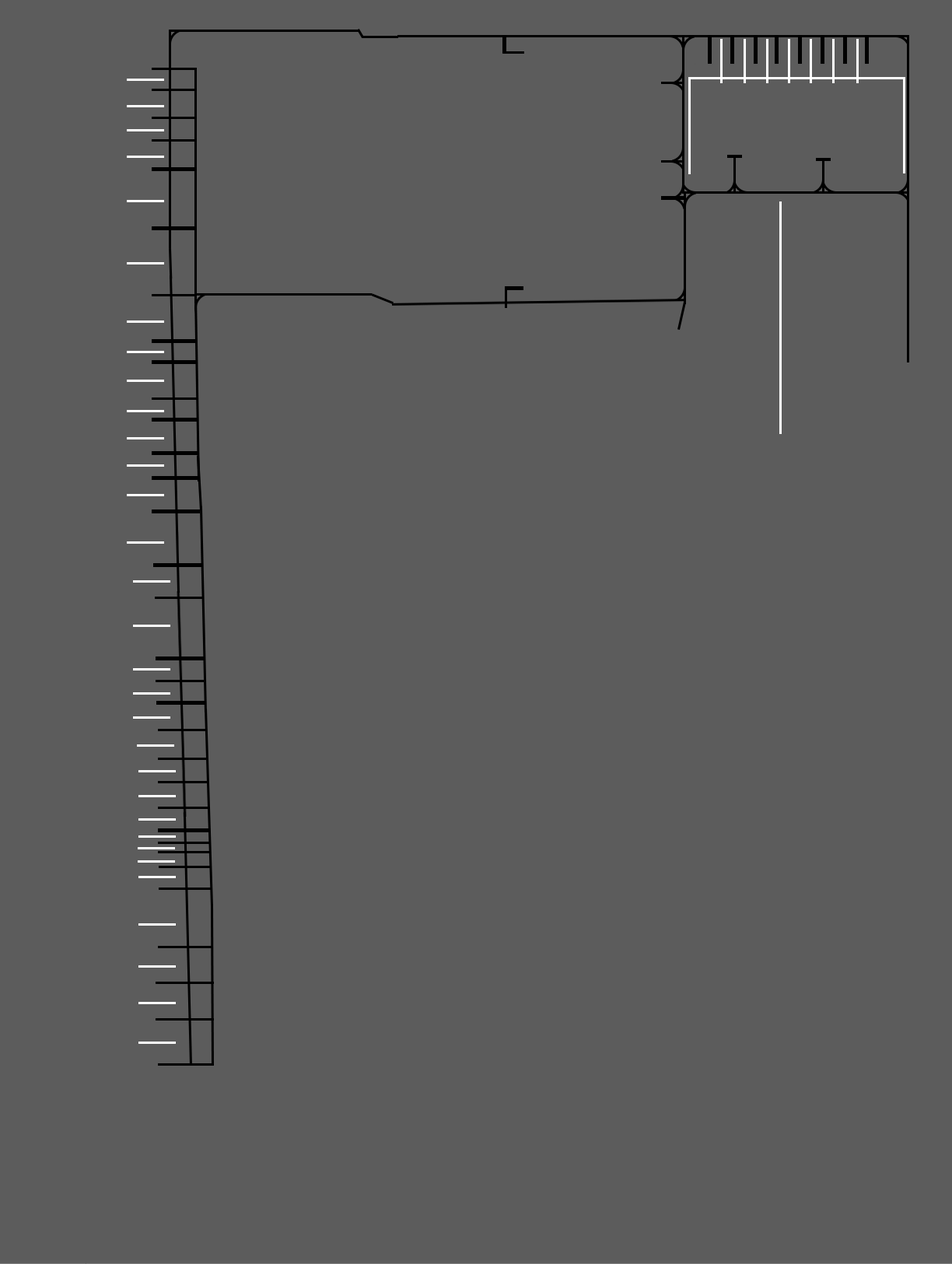
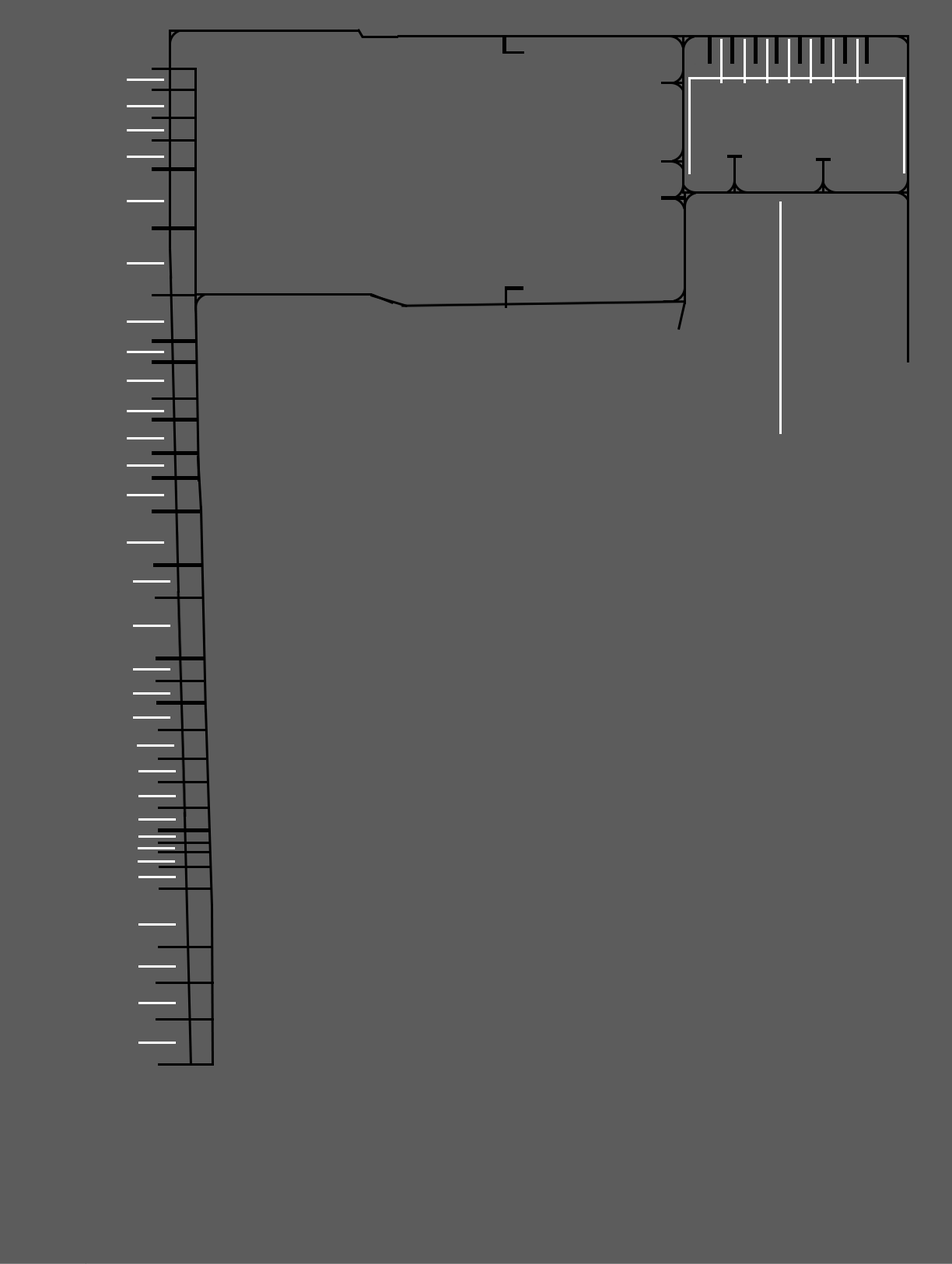
Two versions of the same layered image (952 x 1264). Layer-by-layer changes:
added layer "形状 88" in group "组 1" over (370, 294, 408, 308)
painted on "形状 35" over (392, 298, 684, 308)
